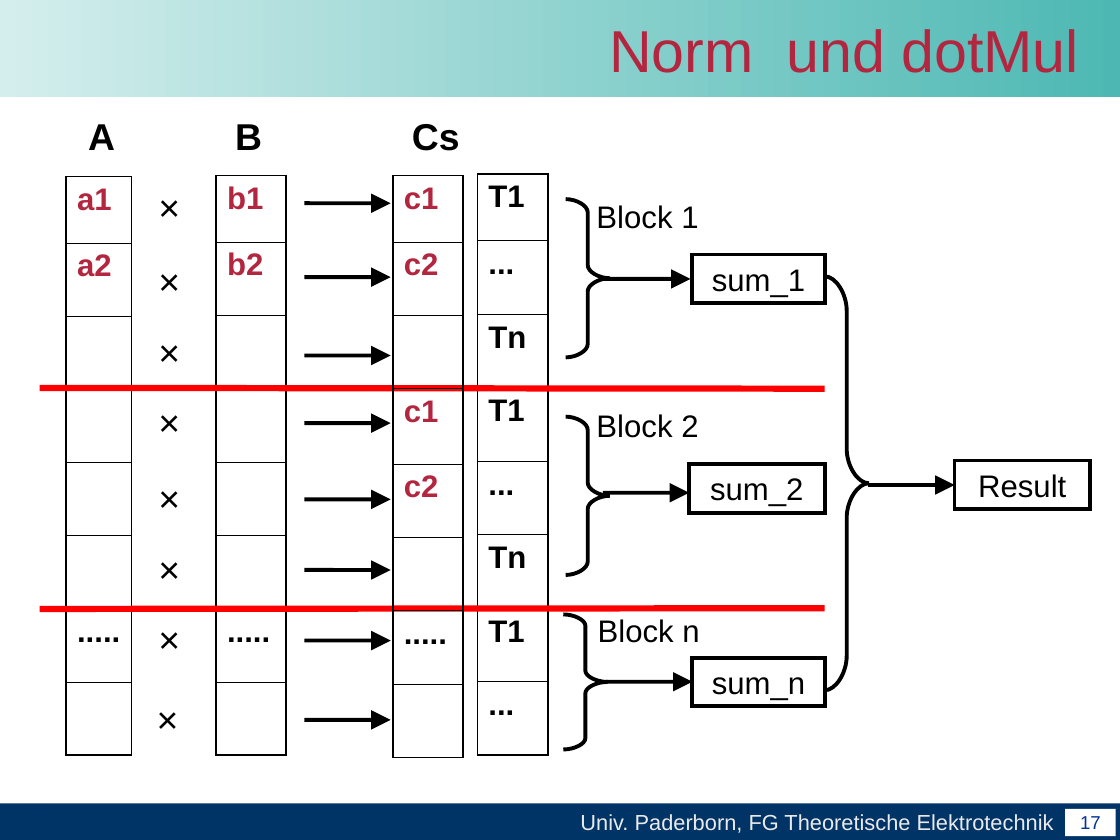
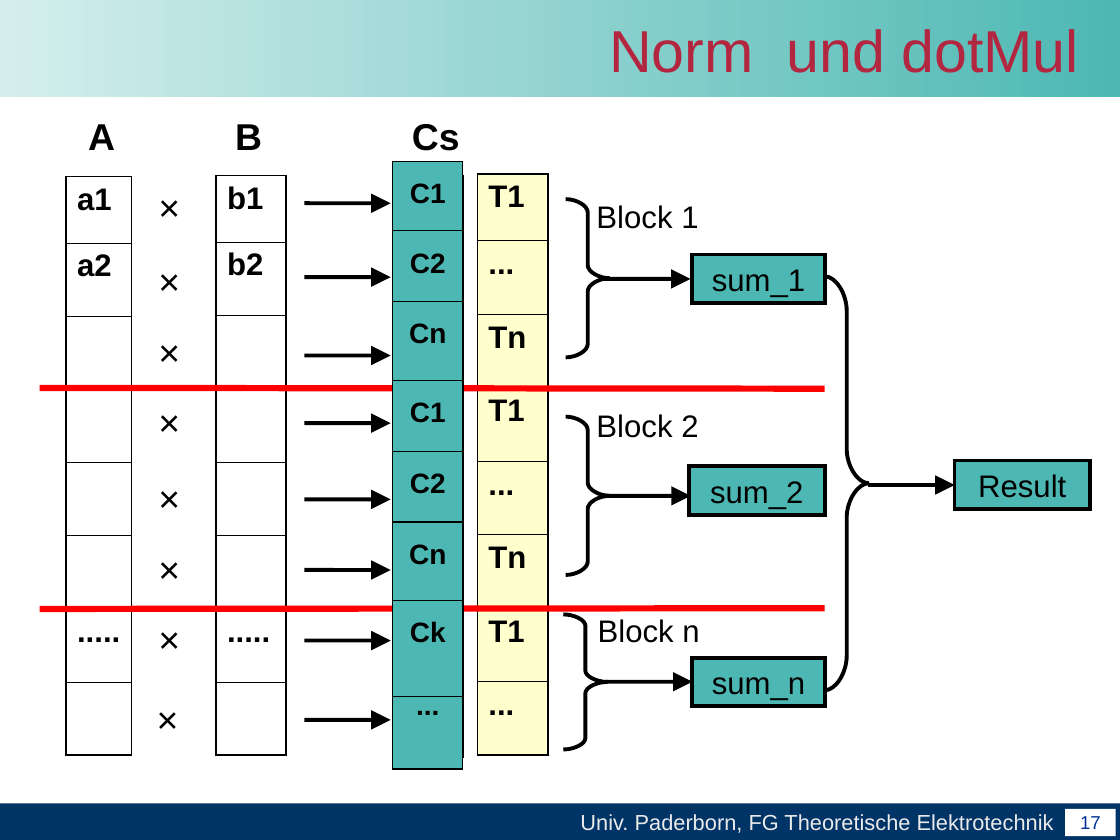
Before and after one commit to unconditional/projektarbeitcuda, a slide deck: slide 17 of Vortrag/Zwischenvortrag der Projektarbeit CUDA(xby).ppt. Drawn at 1120x840 pixels with LibreOffice and Linux fonts; fonts in the diff are those of the drawing; background and template pictures are left out. Boxes give left, top, right and bottom in pixels: in the first picture for what was removed or moved away, otherwise in the second. Text is boxed around its words. In the diff, an @@ line names an element or a change of style, - is before the commit and + after.

```diff
--- a/Vortrag/Zwischenvortrag der Projektarbeit CUDA(xby).ppt
+++ b/Vortrag/Zwischenvortrag der Projektarbeit CUDA(xby).ppt
@@ table at (66,177,131,755) @@
@@ text colour #B32640 to #000000 in "a1", "a2" @@
@@ table at (216,176,287,756) @@
@@ text colour #B32640 to #000000 in "b1", "b2" @@
@@ table at (393,176,464,758) @@
-row 1: c1
-row 2: c2
-row 4: c1
-row 5: c2
+row 2: 
+row 3: 
+row 4: 
+row 5: 
@@ rectangle added at (393,161,464,258), fill #4DB8B3, outline #000000 0.74 pt, 18 pt, text #000000, bold @@
+C1
@@ table at (477,174,548,755) @@
@@ fill none to #FFFFCD in 8 cells @@
@@ rectangle added at (393,231,464,327), fill #4DB8B3, outline #000000 0.74 pt, 18 pt, text #000000, bold @@
+C2
@@ rectangle added at (393,301,464,398), fill #4DB8B3, outline #000000 0.74 pt, 18 pt, text #000000, bold @@
+Cn
@@ rectangle added at (393,381,464,477), fill #4DB8B3, outline #000000 0.74 pt, 18 pt, text #000000, bold @@
+C1
@@ rectangle added at (393,451,464,548), fill #4DB8B3, outline #000000 0.74 pt, 18 pt, text #000000, bold @@
+C2
@@ fill none to #4DB8B3 in 4 elements at (692,254,824,304), (692,657,824,707), (954,460,1090,510), (689,466,824,515) @@
@@ arrow moved from (603, 493) - (689, 493) to (605, 496) - (691, 496) @@
@@ rectangle added at (393,522,464,618), fill #4DB8B3, outline #000000 0.74 pt, 18 pt, text #000000, bold @@
+Cn
@@ rectangle added at (393,600,464,697), fill #4DB8B3, outline #000000 0.74 pt, 18 pt, text #000000, bold @@
+Ck
@@ rectangle added at (393,673,464,769), fill #4DB8B3, outline #000000 0.74 pt, 18 pt, text #000000, bold @@
+...
```
Also in this commit, not shown: 1 other slide changed, 6 slides removed.
